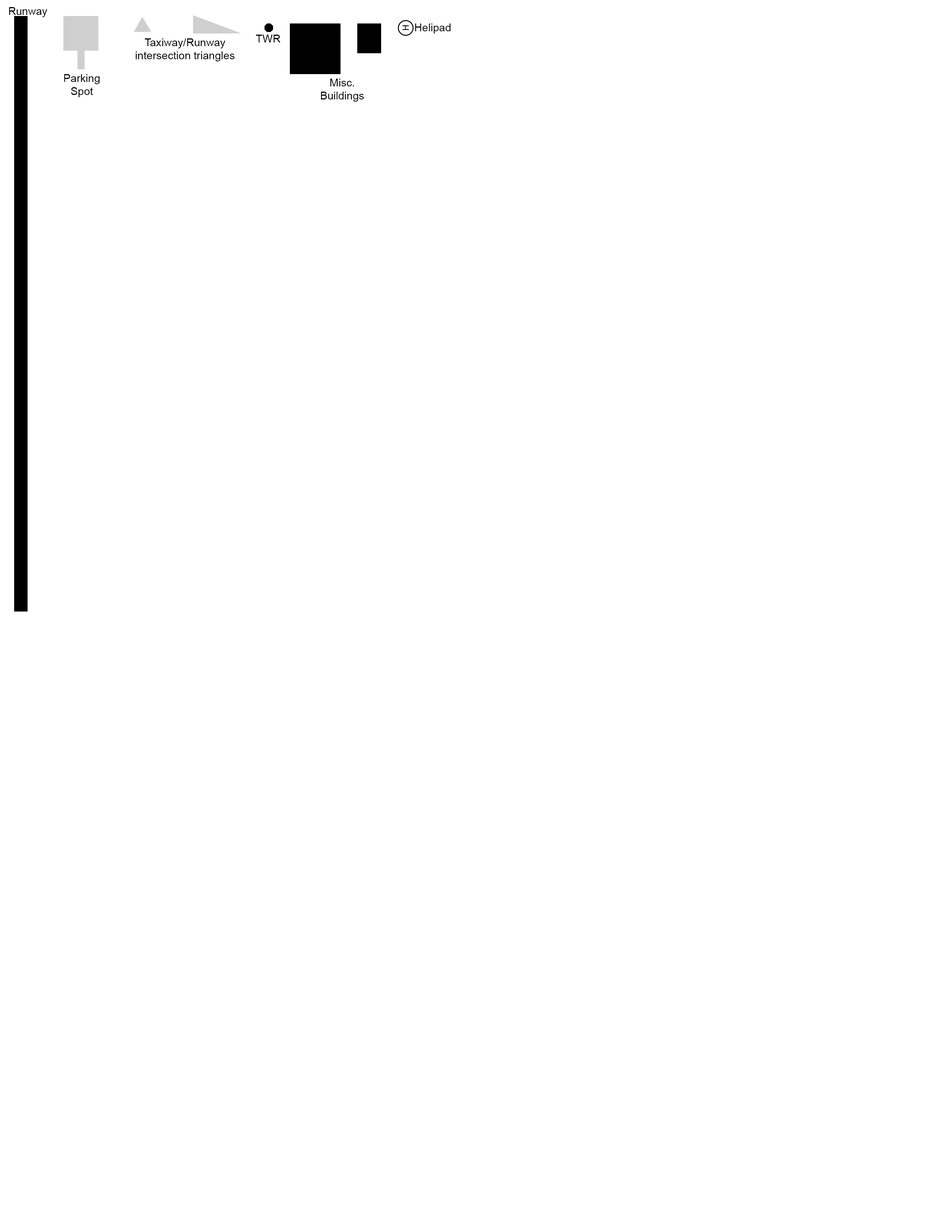
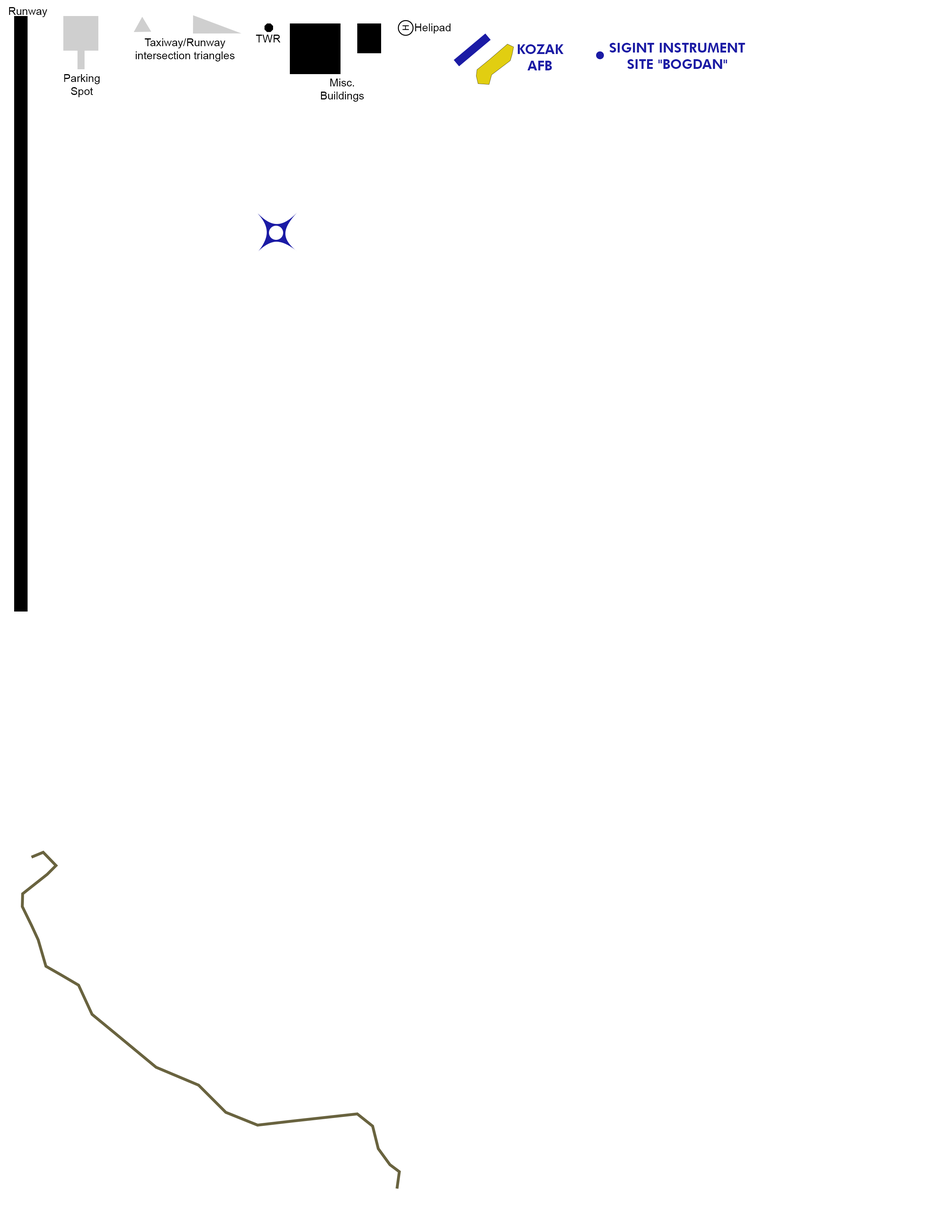
Layered file, before and after one edit (950×1229). Changes by layer:
added group "SIGINT INSTRUMENT SITE 'BOGDAN'" (1st of 2) with 5 layers above "Road" over bbox(257, 42, 746, 252)
added group "RNAV" with 2 layers in group "SIGINT INSTRUMENT SITE 'BOGDAN'" over bbox(257, 212, 297, 252)
added layer "Ellipse 2" in group "RNAV" over bbox(268, 225, 284, 240)
added layer "Rectangle 4" in group "RNAV" over bbox(257, 212, 297, 252)
added layer "SIGINT INSTRUMENT SITE 'BOGDAN'" (2nd of 2, in "SIGINT INSTRUMENT SITE 'BOGDAN'") in group "SIGINT INSTRUMENT SITE 'BOGDAN'" over bbox(609, 42, 746, 69)
added layer "Ellipse 1" in group "SIGINT INSTRUMENT SITE 'BOGDAN'" over bbox(596, 51, 604, 60)
added layer "Road" above "Kozak AFB" over bbox(20, 850, 401, 1190)
added group "Kozak AFB" with 3 layers above "Helipad" over bbox(453, 33, 564, 85)
added layer "KOZAK AFB" in group "Kozak AFB" over bbox(517, 44, 564, 71)
added layer "Rectangle 3" in group "Kozak AFB" over bbox(453, 33, 491, 67)
added layer "Polygon 1" in group "Kozak AFB" over bbox(476, 43, 514, 85)
